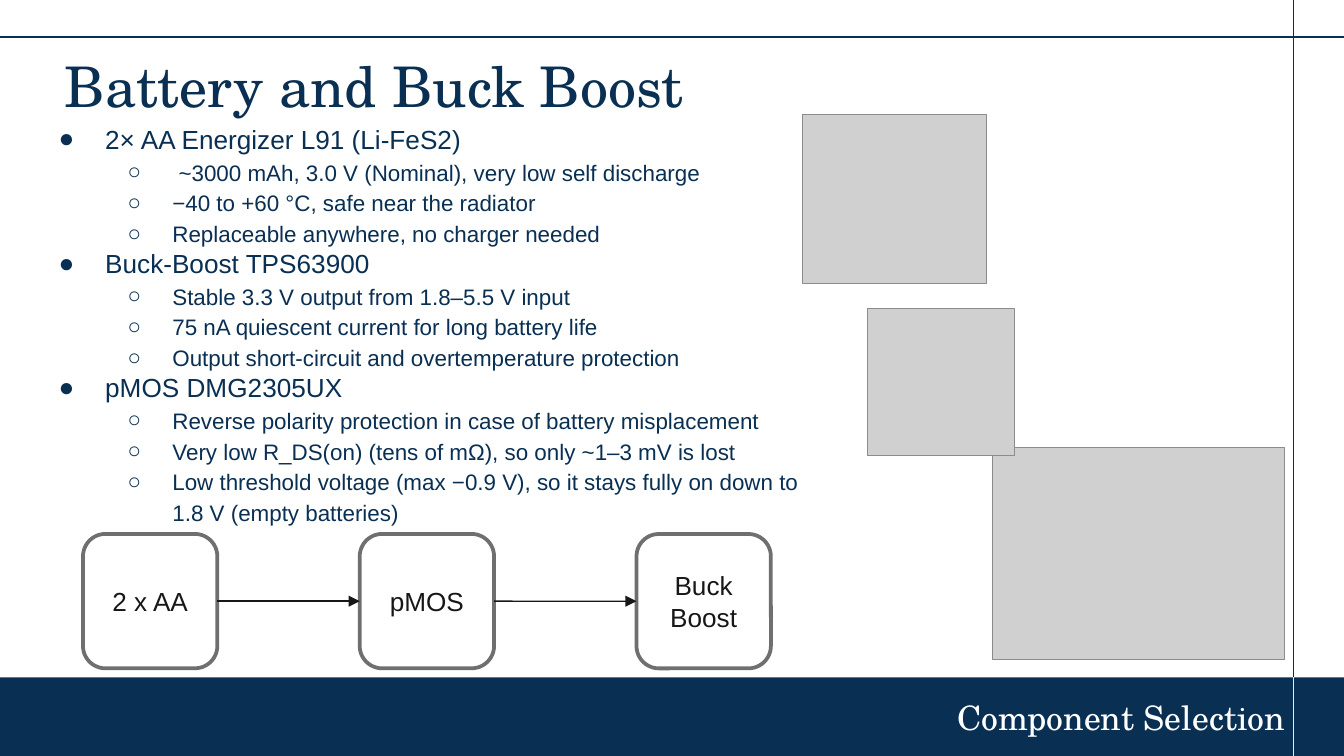
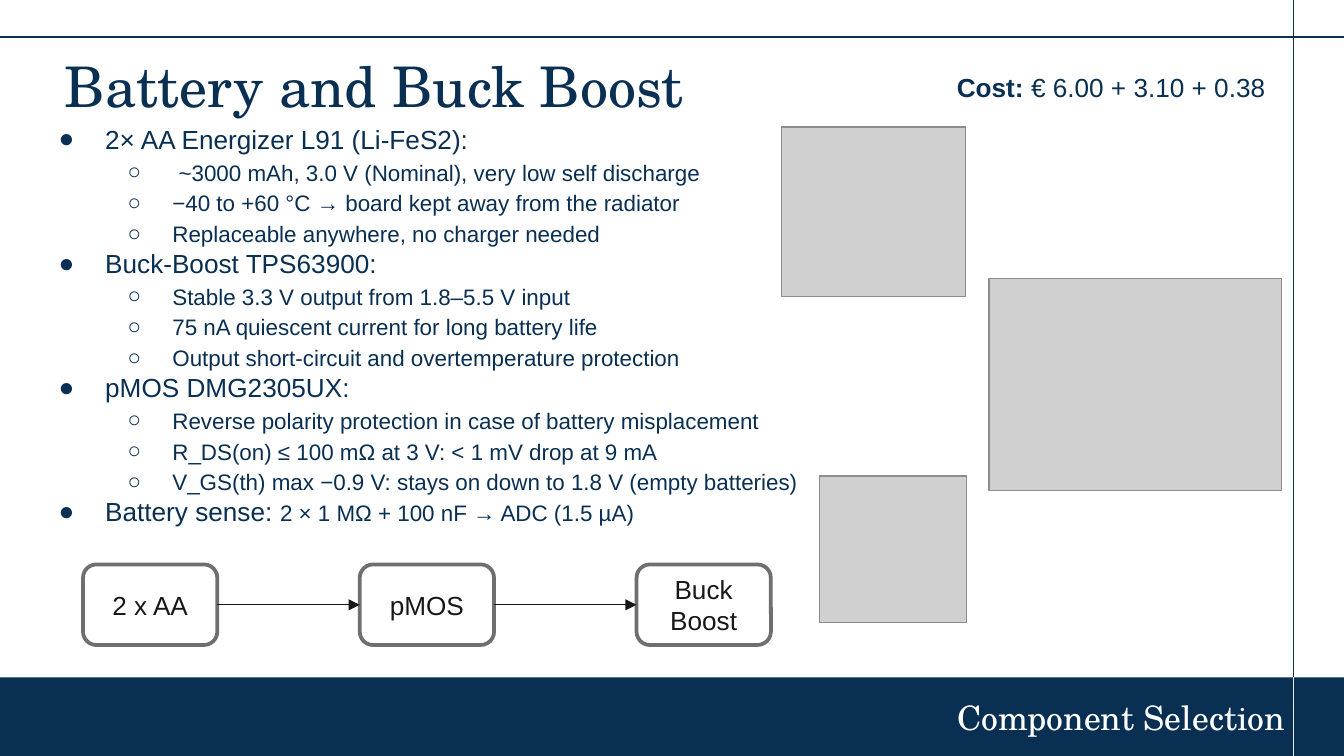
Before and after one commit to garcianeilangelo-crypto/ESE_RADIATOR, a slide deck: slide 14 of Radiator_Balance .pptx (slide 12 before the commit). Drawn at 1344x756 pixels with LibreOffice and Linux fonts; fonts in the diff are those of the drawing; grey boxes stand for pictures; background and template pictures are left out. Boxes give left, top, right and bottom in pixels: in the first picture for what was removed or moved away, otherwise in the second. Text is boxed around its words. In the diff, an @@ line names an element or a change of style, - is before the commit and + after.

Commit message:
Final Presentation DONE

```diff
--- a/Radiator_Balance .pptx
+++ b/Radiator_Balance .pptx
@@ text added at <box>957,78,1265,98</box>, 14 pt, text #092F53 @@
+Cost: € 6.00 + 3.10 + 0.38
@@ text at <box>105,130,468,155</box>: text changed @@
-● 2× AA Energizer L91 (Li-FeS2)
+● 2× AA Energizer L91 (Li-FeS2):
@@ picture: place and size @@
-picture at <box>802,114,986,284</box>
+picture at <box>781,128,965,297</box>
@@ text at <box>172,194,680,216</box>: text changed @@
-  ○ −40 to +60 °C, safe near the radiator
+  ○ −40 to +60 °C → board kept away from the radiator
@@ text at <box>105,254,377,274</box>: text changed @@
-● Buck-Boost TPS63900
+● Buck-Boost TPS63900:
@@ picture: place and size @@
-picture at <box>992,448,1285,660</box>
+picture at <box>989,278,1282,491</box>
@@ text at <box>105,378,350,403</box>: text changed @@
-● pMOS DMG2305UX
+● pMOS DMG2305UX:
@@ text at <box>105,443,797,527</box>: text changed @@
-  ○ Very low R_DS(on) (tens of mΩ), so only ~1–3 mV is lost
-  ○ Low threshold voltage (max −0.9 V), so it stays fully on down to 1.8 V (empty batteries)
+  ○ R_DS(on) ≤ 100 mΩ at 3 V: < 1 mV drop at 9 mA
+  ○ V_GS(th) max −0.9 V: stays on down to 1.8 V (empty batteries)
+● Battery sense: 2 × 1 MΩ + 100 nF → ADC (1.5 µA)
@@ picture: place and size @@
-picture at <box>867,309,1013,456</box>
+picture at <box>820,476,966,622</box>
@@ rounded rectangle "2 x AA": place and size @@
-rounded rectangle "2 x AA" at <box>83,534,218,668</box>
+rounded rectangle "2 x AA" at <box>83,564,218,645</box>
@@ rounded rectangle "pMOS": place and size @@
-rounded rectangle "pMOS" at <box>360,534,495,668</box>
+rounded rectangle "pMOS" at <box>360,564,495,645</box>
@@ rounded rectangle "Buck Boost": place and size @@
-rounded rectangle "Buck Boost" at <box>637,534,771,668</box>
+rounded rectangle "Buck Boost" at <box>637,564,771,645</box>
@@ arrow moved from (218, 601) - (360, 601) to (218, 605) - (360, 605) @@
@@ arrow moved from (495, 601) - (637, 601) to (495, 605) - (637, 605) @@
```
Also in this commit, not shown: 15 other slides changed, 2 slides added, 24 other files.
